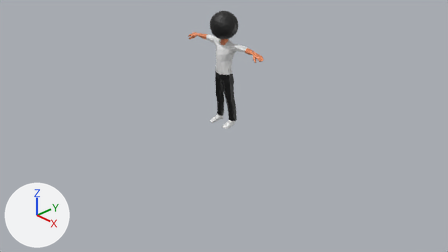
Renders of the Blender file testchar.blend from each side of a commit.
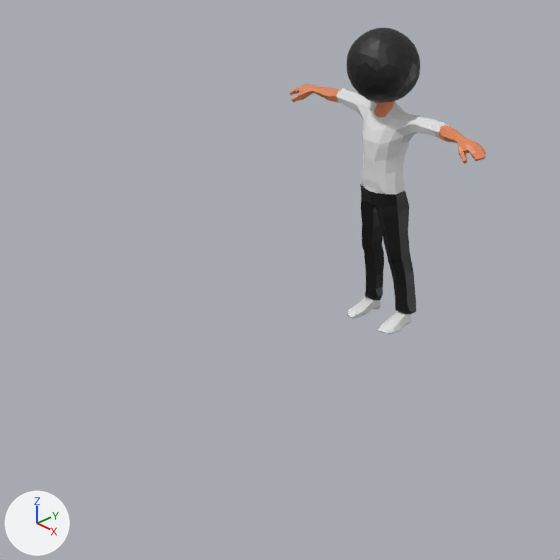
Old and new are each drawn from the file's camera 'Camera' and again close up on the part from 17% to 65% of the width and 0% to 86% of the height. The axes (+X, +Y, +Z) are drawn at lower left. The lights are the same throughout. The close-ups show mesh edges as thin lines.
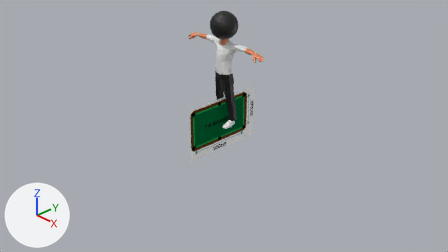
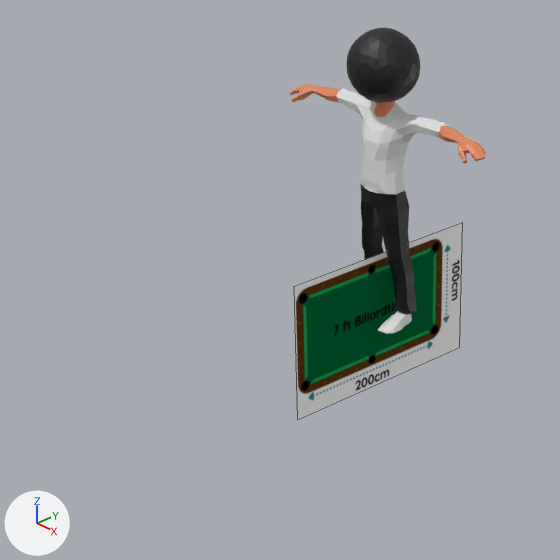
What differs and where, as boxes (x1, y1, x2, y2) in the close-ups (560 x 560 px):
'table', added: after (294, 222, 463, 419)

Edits to the bpy script that builds the scene:
```text
Add img_table_jpg:
    img_table_jpg = load_image('table.JPG', 'table.JPG', 279, 177, 'sRGB')
Add mat_table:
    mat_table = bpy.data.materials.new('table')
    # uses the picture img_table_jpg
Add me_table:
    me_table.from_pydata(...)  # 4 vertices, 1 face; spans x -0.79..0.79, y -0.5..0.5, z 0.0
    me_table.materials.append(mat_table)
Add ob_table:
    ob_table = bpy.data.objects.new('table', me_table)
    ob_table.location = (0.0, 0.0, 0.0)
    ob_table.rotation_euler = (1.571, 0.0, 1.571)  # degrees (90, 0, 90)
```
